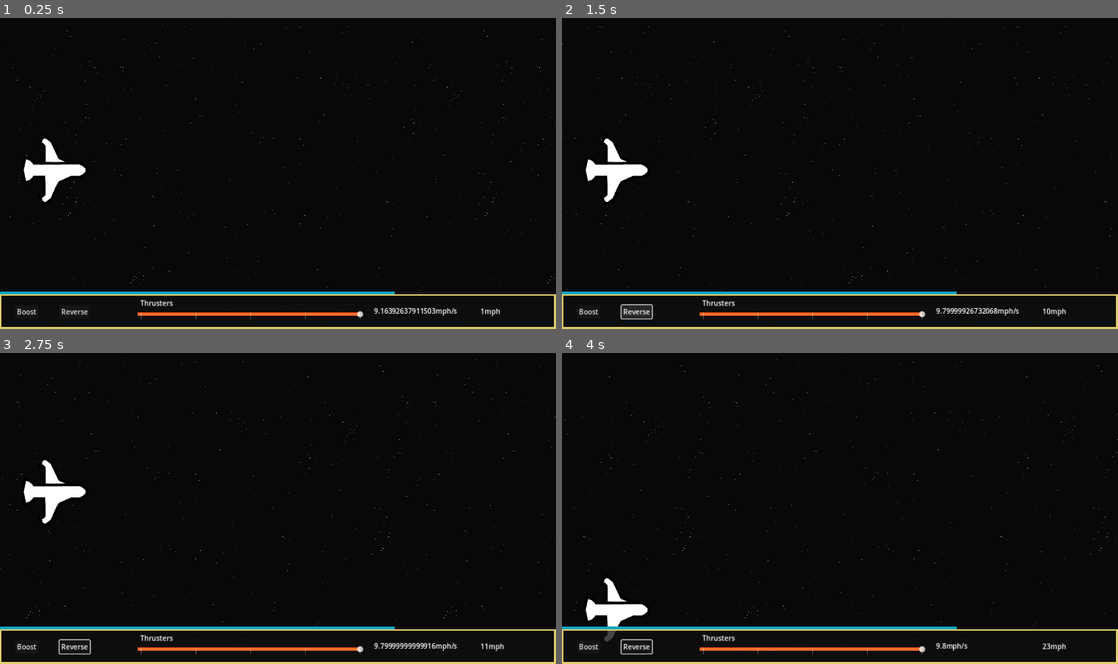
Above: before the commit, frames 1-4 (two rows, left to right).
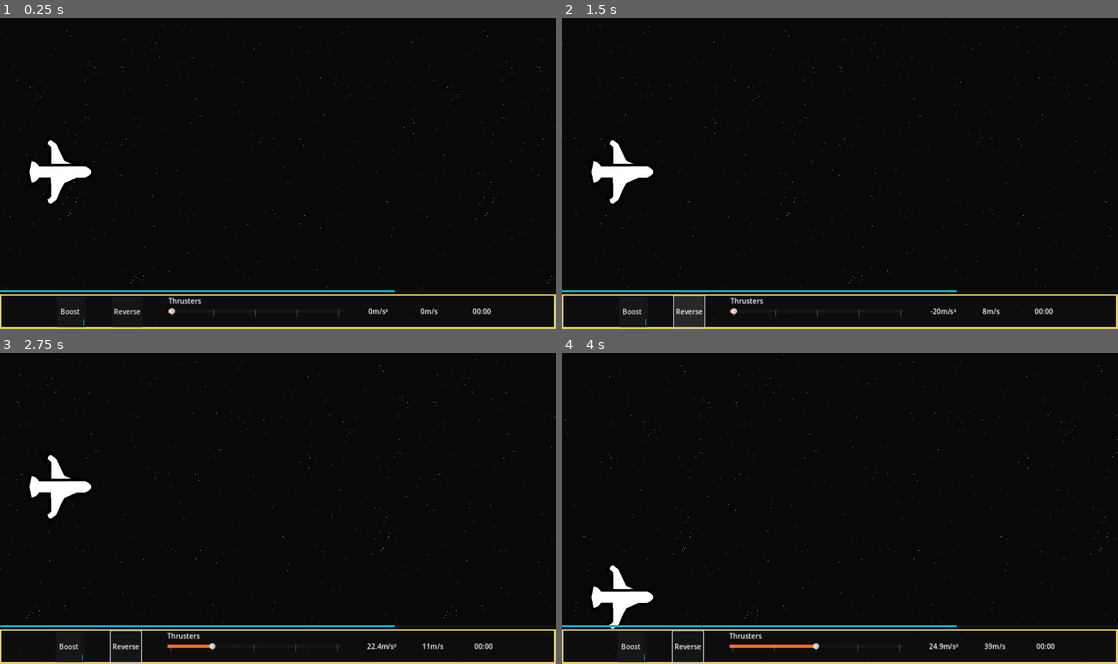
Above: after the commit, the same moments.

Repository: Harmoen/Never-Stop
Game: Godot game, scene res://source/main/main.tscn
The game is run twice, just before and just after one commit, with the same random seed, the same clock (stepped at 60 frames per second) and the same inputs.
Inputs (mouse positions are in pixels of both pictures, inside the frame that each line leads up to):
- Up to frame 1 (0.25 s): no input
- Up to frame 2 (1.5 s): click "Boost" at 0.5 s; click "Reverse" at 1.25 s
- Up to frame 3 (2.75 s): tap Enter at 2 s; move the mouse to (400, 492) at 2.02 s; press the mouse at (400, 492) at 2.03 s; hold D (throttle_up) from 2.03 s (still down)
- Up to frame 4 (4 s): move the mouse to (728, 524) at 2.77 s; release D (throttle_up) at 2.78 s; release the mouse at (728, 524) at 2.78 s; hold S (down) 2.78-3.53 s; click (728, 524) at 2.85 s; move the mouse to (895, 440) at 3.52 s; press the mouse at (895, 440) at 3.53 s; hold D (throttle_up) from 3.53 s (still down)

The runs differ from the first frame. In frame 1, 2.7% of the frame differs, in the area x 0-90%, y 38-100%; in frame 2, 3.3%, in the area x 0-91%, y 38-100%; in frame 3, 3.0%; in frame 4, 3.2%.

Commit message:
Added Boost Button Functionality

Diff:
--- a/project.godot
+++ b/project.godot
@@ -73,12 +73,14 @@
 "deadzone": 0.5,
 "events": [Object(InputEventKey,"resource_local_to_scene":false,"resource_name":"","device":-1,"window_id":0,"alt_press …(192 unchanged characters)…
 , Object(InputEventKey,"resource_local_to_scene":false,"resource_name":"","device":-1,"window_id":0,"alt_pressed":false …(186 unchanged characters)…
+, Object(InputEventJoypadButton,"resource_local_to_scene":false,"resource_name":"","device":-1,"button_index":10,"pressure":0.0,"pressed":true,"script":null)
 ]
 }
 throttle_down={
 "deadzone": 0.5,
 "events": [Object(InputEventKey,"resource_local_to_scene":false,"resource_name":"","device":-1,"window_id":0,"alt_press …(191 unchanged characters)…
 , Object(InputEventKey,"resource_local_to_scene":false,"resource_name":"","device":-1,"window_id":0,"alt_pressed":false …(186 unchanged characters)…
+, Object(InputEventJoypadButton,"resource_local_to_scene":false,"resource_name":"","device":-1,"button_index":9,"pressure":0.0,"pressed":true,"script":null)
 ]
 }
 
--- a/source/global/ui_manager.gd
+++ b/source/global/ui_manager.gd
@@ -1,8 +1,3 @@
 extends Node
 
-var speed_display : Label
-
-
-func update_speed_display(new_speed) -> void:
-	if speed_display:
-		speed_display.text = str(floor(new_speed)," mph")
+var control_panel : CanvasLayer
--- a/source/main/main.tscn
+++ b/source/main/main.tscn
@@ -12,6 +12,24 @@
 shader = ExtResource("3_qf87f")
 shader_parameter/scroll_speed = 0.5
 
+[sub_resource type="StyleBoxFlat" id="StyleBoxFlat_00mev"]
+bg_color = Color(0.0807833, 0.0807833, 0.0807833, 1)
+border_width_left = 1
+border_width_top = 1
+border_width_right = 1
+border_width_bottom = 1
+border_color = Color(0, 0, 0, 1)
+border_blend = true
+
+[sub_resource type="StyleBoxFlat" id="StyleBoxFlat_qq2s6"]
+bg_color = Color(0.0696532, 0.669902, 0.781649, 1)
+border_width_left = 1
+border_width_top = 1
+border_width_right = 1
+border_width_bottom = 1
+border_color = Color(0.0417974, 0.509131, 0.594539, 1)
+border_blend = true
+
 [sub_resource type="StyleBoxFlat" id="StyleBoxFlat_ekc2v"]
 bg_color = Color(0.0588235, 0.0588235, 0.0588235, 0.784314)
 border_width_left = 4
@@ -20,29 +38,29 @@
 border_width_bottom = 4
 border_color = Color(0.88673, 0.802833, 0.412479, 1)
 
+[sub_resource type="StyleBoxFlat" id="StyleBoxFlat_pvfbt"]
+bg_color = Color(0.0807833, 0.0807833, 0.0807833, 1)
+border_width_left = 1
+border_width_top = 1
+border_width_right = 1
+border_width_bottom = 1
+border_color = Color(0, 0, 0, 1)
+border_blend = true
+
+[sub_resource type="StyleBoxFlat" id="StyleBoxFlat_5hw32"]
+bg_color = Color(0.0696532, 0.669902, 0.781649, 1)
+border_width_left = 1
+border_width_top = 1
+border_width_right = 1
+border_width_bottom = 1
+border_color = Color(0.0417974, 0.509131, 0.594539, 1)
+border_blend = true
+
 [sub_resource type="StyleBoxFlat" id="StyleBoxFlat_dj58t"]
 bg_color = Color(0.921843, 0.442544, 0.17464, 1)
 border_width_top = 2
 border_width_bottom = 2
 border_color = Color(0.951438, 0.211101, 0, 1)
-border_blend = true
-
-[sub_resource type="StyleBoxFlat" id="StyleBoxFlat_00mev"]
-bg_color = Color(0.0807833, 0.0807833, 0.0807833, 1)
-border_width_left = 1
-border_width_top = 1
-border_width_right = 1
-border_width_bottom = 1
-border_color = Color(0, 0, 0, 1)
-border_blend = true
-
-[sub_resource type="StyleBoxFlat" id="StyleBoxFlat_qq2s6"]
-bg_color = Color(0.0696532, 0.669902, 0.781649, 1)
-border_width_left = 1
-border_width_top = 1
-border_width_right = 1
-border_width_bottom = 1
-border_color = Color(0.0417974, 0.509131, 0.594539, 1)
 border_blend = true
 
 [node name="Main" type="Node"]
@@ -68,13 +86,16 @@
 anchor_mode = 0
 
 [node name="Spaceship" parent="." instance=ExtResource("2_3spb5")]
-position = Vector2(126, 354)
+position = Vector2(139, 358)
 
 [node name="ControlPanel" type="CanvasLayer" parent="."]
 script = ExtResource("4_j3b12")
 
-[node name="Panel" type="Panel" parent="ControlPanel"]
-custom_minimum_size = Vector2(0, 80)
+[node name="BoostTimer" type="Timer" parent="ControlPanel"]
+unique_name_in_owner = true
+one_shot = true
+
+[node name="VBoxContainer" type="VBoxContainer" parent="ControlPanel"]
 anchors_preset = 12
 anchor_top = 1.0
 anchor_right = 1.0
@@ -82,93 +103,115 @@
 offset_top = -80.0
 grow_horizontal = 2
 grow_vertical = 0
-theme_override_styles/panel = SubResource("StyleBoxFlat_ekc2v")
-
-[node name="Control" type="Control" parent="ControlPanel/Panel"]
-layout_mode = 2
-anchors_preset = 0
-offset_left = 4.0
-offset_top = 4.0
-offset_right = 1276.0
-offset_bottom = 76.0
-
-[node name="Throttle" type="HSlider" parent="ControlPanel/Panel/Control"]
-unique_name_in_owner = true
-layout_mode = 0
-offset_left = 313.0
-offset_top = 34.0
-offset_right = 833.0
-offset_bottom = 50.0
-theme_override_styles/grabber_area = SubResource("StyleBoxFlat_dj58t")
-theme_override_styles/grabber_area_highlight = SubResource("StyleBoxFlat_dj58t")
-max_value = 1.0
-step = 0.01
-value = 1.0
-tick_count = 5
-ticks_on_borders = true
-script = ExtResource("5_3g2n2")
-
-[node name="SpeedLabel" type="Label" parent="ControlPanel/Panel/Control"]
-unique_name_in_owner = true
-layout_mode = 0
-offset_left = 1102.0
-offset_top = 24.0
-offset_right = 1237.0
-offset_bottom = 47.0
-text = "Speed: at least 7!!"
-
-[node name="AccelLabel" type="Label" parent="ControlPanel/Panel/Control"]
-unique_name_in_owner = true
-layout_mode = 0
-offset_left = 857.0
-offset_top = 23.0
-offset_right = 992.0
-offset_bottom = 46.0
-text = "Accel : 7mph/s"
-
-[node name="ThrusterTitle" type="Label" parent="ControlPanel/Panel/Control"]
-layout_mode = 0
-offset_left = 319.0
-offset_top = 5.0
-offset_right = 454.0
-offset_bottom = 28.0
-text = "Thrusters"
-
-[node name="BoostBttn" type="Button" parent="ControlPanel/Panel"]
-unique_name_in_owner = true
-layout_mode = 0
-offset_left = 35.0
-offset_top = 25.0
-offset_right = 88.0
-offset_bottom = 56.0
-text = "Boost"
-script = ExtResource("6_nem02")
-
-[node name="ReverseBttn" type="Button" parent="ControlPanel/Panel"]
-unique_name_in_owner = true
-layout_mode = 0
-offset_left = 137.0
-offset_top = 25.0
-offset_right = 207.0
-offset_bottom = 56.0
-text = "Reverse"
-script = ExtResource("6_nem02")
-
-[node name="ShieldBar" type="ProgressBar" parent="ControlPanel/Panel"]
+
+[node name="ShieldBar" type="ProgressBar" parent="ControlPanel/VBoxContainer"]
 unique_name_in_owner = true
 custom_minimum_size = Vector2(0, 6)
-layout_mode = 1
-anchors_preset = 12
-anchor_top = 1.0
-anchor_right = 1.0
-anchor_bottom = 1.0
-offset_top = -86.0
-offset_bottom = -80.0
-grow_horizontal = 2
-grow_vertical = 0
+layout_mode = 2
 size_flags_vertical = 1
 theme_override_styles/background = SubResource("StyleBoxFlat_00mev")
 theme_override_styles/fill = SubResource("StyleBoxFlat_qq2s6")
 max_value = 1.0
 value = 0.71
 show_percentage = false
+
+[node name="Panel" type="PanelContainer" parent="ControlPanel/VBoxContainer"]
+custom_minimum_size = Vector2(0, 80)
+layout_mode = 2
+size_flags_vertical = 8
+theme_override_styles/panel = SubResource("StyleBoxFlat_ekc2v")
+
+[node name="HBoxContainer" type="HBoxContainer" parent="ControlPanel/VBoxContainer/Panel"]
+layout_mode = 2
+theme_override_constants/separation = 60
+alignment = 1
+
+[node name="BoostPanel" type="PanelContainer" parent="ControlPanel/VBoxContainer/Panel/HBoxContainer"]
+layout_mode = 2
+
+[node name="MarginContainer" type="MarginContainer" parent="ControlPanel/VBoxContainer/Panel/HBoxContainer/BoostPanel"]
+layout_mode = 2
+theme_override_constants/margin_left = 4
+theme_override_constants/margin_top = 4
+theme_override_constants/margin_right = 4
+theme_override_constants/margin_bottom = 4
+
+[node name="HBoxContainer" type="HBoxContainer" parent="ControlPanel/VBoxContainer/Panel/HBoxContainer/BoostPanel/MarginContainer"]
+layout_mode = 2
+
+[node name="VBoxContainer" type="VBoxContainer" parent="ControlPanel/VBoxContainer/Panel/HBoxContainer/BoostPanel/MarginContainer/HBoxContainer"]
+layout_mode = 2
+size_flags_horizontal = 3
+
+[node name="Label" type="Label" parent="ControlPanel/VBoxContainer/Panel/HBoxContainer/BoostPanel/MarginContainer/HBoxContainer/VBoxContainer"]
+visible = false
+layout_mode = 2
+size_flags_horizontal = 4
+size_flags_vertical = 0
+text = "Boost"
+horizontal_alignment = 1
+vertical_alignment = 1
+
+[node name="BoostBttn" type="Button" parent="ControlPanel/VBoxContainer/Panel/HBoxContainer/BoostPanel/MarginContainer/HBoxContainer/VBoxContainer"]
+unique_name_in_owner = true
+custom_minimum_size = Vector2(10, 10)
+layout_mode = 2
+size_flags_vertical = 3
+text = "Boost"
+script = ExtResource("6_nem02")
+
+[node name="BoostFuelMeter" type="ProgressBar" parent="ControlPanel/VBoxContainer/Panel/HBoxContainer/BoostPanel/MarginContainer/HBoxContainer"]
+unique_name_in_owner = true
+layout_mode = 2
+size_flags_vertical = 1
+theme_override_styles/background = SubResource("StyleBoxFlat_pvfbt")
+theme_override_styles/fill = SubResource("StyleBoxFlat_5hw32")
+max_value = 1.0
+value = 0.21
+fill_mode = 3
+show_percentage = false
+
+[node name="ReverseBttn" type="Button" parent="ControlPanel/VBoxContainer/Panel/HBoxContainer"]
+unique_name_in_owner = true
+layout_mode = 2
+text = "Reverse"
+script = ExtResource("6_nem02")
+
+[node name="VBoxContainer" type="VBoxContainer" parent="ControlPanel/VBoxContainer/Panel/HBoxContainer"]
+custom_minimum_size = Vector2(400, 0)
+layout_mode = 2
+
+[node name="ThrusterTitle" type="Label" parent="ControlPanel/VBoxContainer/Panel/HBoxContainer/VBoxContainer"]
+layout_mode = 2
+size_flags_horizontal = 0
+text = "Thrusters"
+
+[node name="Throttle" type="HSlider" parent="ControlPanel/VBoxContainer/Panel/HBoxContainer/VBoxContainer"]
+unique_name_in_owner = true
+layout_mode = 2
+theme_override_styles/grabber_area = SubResource("StyleBoxFlat_dj58t")
+theme_override_styles/grabber_area_highlight = SubResource("StyleBoxFlat_dj58t")
+max_value = 1.0
+step = 0.01
+scrollable = false
+tick_count = 5
+ticks_on_borders = true
+script = ExtResource("5_3g2n2")
+
+[node name="AccelLabel" type="Label" parent="ControlPanel/VBoxContainer/Panel/HBoxContainer"]
+unique_name_in_owner = true
+custom_minimum_size = Vector2(60, 0)
+layout_mode = 2
+text = "Accel : 7mph/s"
+
+[node name="SpeedLabel" type="Label" parent="ControlPanel/VBoxContainer/Panel/HBoxContainer"]
+unique_name_in_owner = true
+custom_minimum_size = Vector2(60, 0)
+layout_mode = 2
+text = "Speed: at least 7!!"
+
+[node name="TimeLabel" type="Label" parent="ControlPanel/VBoxContainer/Panel/HBoxContainer"]
+unique_name_in_owner = true
+custom_minimum_size = Vector2(60, 0)
+layout_mode = 2
+text = "00:00"
--- /dev/null
+++ b/source/objects/obstacle.gd
@@ -0,0 +1 @@
+extends Node2D
--- /dev/null
+++ b/source/objects/obstacle.tscn
@@ -0,0 +1,19 @@
+[gd_scene load_steps=4 format=3 uid="uid://dtmaj8247j8u5"]
+
+[ext_resource type="Script" path="res://source/objects/obstacle.gd" id="1_ek0w7"]
+[ext_resource type="Texture2D" uid="uid://bfgvnmba3ehb3" path="res://assets/textures/placeholder/asteroid.png" id="1_r6umr"]
+
+[sub_resource type="CircleShape2D" id="CircleShape2D_ngben"]
+
+[node name="Obstacle" type="Node2D"]
+script = ExtResource("1_ek0w7")
+
+[node name="Area2D" type="Area2D" parent="."]
+collision_layer = 2
+
+[node name="CollisionShape2D" type="CollisionShape2D" parent="Area2D"]
+shape = SubResource("CircleShape2D_ngben")
+
+[node name="Sprite2D" type="Sprite2D" parent="."]
+scale = Vector2(0.2, 0.2)
+texture = ExtResource("1_r6umr")
--- /dev/null
+++ b/source/spaceship/shield_component.gd
@@ -0,0 +1,21 @@
+extends Node2D
+
+@export var hitbox : Area2D
+@export var max_shield : float = 10
+var current_shield : float = max_shield:
+	set(new_value):
+		current_shield = clamp(new_value,0,max_shield)
+		if current_shield == 0:
+			_on_shield_depleted()
+
+
+func _ready() -> void:
+	hitbox.area_entered.connect(_on_hitbox_area_entered)
+
+
+func _on_hitbox_area_entered() -> void:
+	pass
+
+
+func _on_shield_depleted() -> void:
+	pass
--- a/source/spaceship/spaceship.gd
+++ b/source/spaceship/spaceship.gd
@@ -7,6 +7,9 @@
 
 @onready var hitbox: Area2D = $Hitbox
 @onready var mouse_input_controller: Control = $guiInputLayer/MouseInputController
+
+var max_shield : float = 10
+var current_shield : float = max_shield
 
 # Strafing Variables
 var input_direction : float = 0
@@ -39,7 +42,7 @@
 
 
 #region Handling Input Modes
-func _unhandled_key_input(event: InputEvent) -> void:
+func _unhandled_input(event: InputEvent) -> void:
 	if event.is_action_pressed("down") or event.is_action_pressed("up"):
 		following_mouse = false
 		input_direction = Input.get_axis("up","down")
--- a/source/spaceship/spaceship.tscn
+++ b/source/spaceship/spaceship.tscn
@@ -1,7 +1,8 @@
-[gd_scene load_steps=4 format=3 uid="uid://ds23o5u6thl0n"]
+[gd_scene load_steps=5 format=3 uid="uid://ds23o5u6thl0n"]
 
 [ext_resource type="Script" path="res://source/spaceship/spaceship.gd" id="1_1qns2"]
 [ext_resource type="Texture2D" uid="uid://c028sn6swaey8" path="res://assets/textures/placeholder/ship.png" id="1_53jdu"]
+[ext_resource type="Script" path="res://source/spaceship/shield_component.gd" id="2_vlrvn"]
 
 [sub_resource type="CapsuleShape2D" id="CapsuleShape2D_u4qdb"]
 radius = 57.0
@@ -9,6 +10,10 @@
 
 [node name="Spaceship" type="Node2D"]
 script = ExtResource("1_1qns2")
+
+[node name="ShieldComponent" type="Node2D" parent="." node_paths=PackedStringArray("hitbox")]
+script = ExtResource("2_vlrvn")
+hitbox = NodePath("../Hitbox")
 
 [node name="Hitbox" type="Area2D" parent="."]
 collision_mask = 2
--- a/source/ui/boost_panel.tscn
+++ b/source/ui/boost_panel.tscn
@@ -39,6 +39,7 @@
 size_flags_horizontal = 3
 
 [node name="Label" type="Label" parent="MarginContainer/HBoxContainer/VBoxContainer"]
+visible = false
 layout_mode = 2
 size_flags_horizontal = 4
 size_flags_vertical = 0
@@ -46,10 +47,12 @@
 horizontal_alignment = 1
 vertical_alignment = 1
 
-[node name="SoundButton" type="Button" parent="MarginContainer/HBoxContainer/VBoxContainer"]
+[node name="BoostBttn" type="Button" parent="MarginContainer/HBoxContainer/VBoxContainer"]
+unique_name_in_owner = true
 custom_minimum_size = Vector2(10, 10)
 layout_mode = 2
 size_flags_vertical = 3
+text = "Boost"
 script = ExtResource("1_xobs2")
 
 [node name="BoostProgress" type="ProgressBar" parent="MarginContainer/HBoxContainer"]
--- a/source/ui/control_panel.gd
+++ b/source/ui/control_panel.gd
@@ -12,37 +12,47 @@
 @onready var throttle: Throttle = %Throttle
 @onready var speed_label: Label = %SpeedLabel
 @onready var accel_label: Label = %AccelLabel
+@onready var reverse_bttn: SoundButton = %ReverseBttn
 @onready var boost_bttn: SoundButton = %BoostBttn
-@onready var reverse_bttn: SoundButton = %ReverseBttn
+@onready var boost_timer: Timer = %BoostTimer
+@onready var boost_fuel_meter: ProgressBar = %BoostFuelMeter
+@onready var time_label: Label = %TimeLabel
 
-## Max speed is equal to 1g, or 9.8 meters per second
+## Max acceleration is equal to 1g, or 9.8 meters per second per second
 var max_acceleration : float = 9.8
 var acceleration : float = 0:
 	set(new_accel):
-		acceleration = new_accel
-		accel_label.text = str(new_accel, "mph/s")
+		acceleration = max(new_accel,0)
 var total_speed : float = 0:
 	set(new_speed):
 		total_speed = new_speed
-		speed_label.text = str(floor(total_speed), "mph")
+		speed_label.text = str(floorf(total_speed), "m/s")
 var lerp_speed : float = 10
 var reversed : bool = false
-var boost_speed : float = 20
+var max_boost_speed : float = 20
+var current_boost_speed : float = 0
 var boost_duration : float = 4
 
 
 func _ready() -> void:
+	UI.control_panel = self
 	reverse_bttn.pressed.connect(_on_reverse_bttn_pressed)
+	throttle.value_changed.connect(_on_throttle_value_changed)
+	boost_bttn.pressed.connect(_on_boost_bttn_pressed)
+	boost_timer.timeout.connect(_on_boost_timer_timeout)
 
 
 func _process(delta: float) -> void:
-	acceleration = lerp(acceleration, max_acceleration * throttle.value, lerp_speed * delta)
+	#acceleration = lerp(acceleration, max_acceleration * throttle.value, lerp_speed * delta)
 
-	# There is no deceleration in space unless we add retrograde thrusters
+	# There is no deceleration in space unless the ship moves in reverse
+	var added_speed = acceleration + current_boost_speed
 	if reversed:
-		total_speed -= acceleration * delta
-	else:
-		total_speed += acceleration * delta
+		added_speed *= -1.0
+
+	total_speed += added_speed * delta
+
+	accel_label.text = str(floorf(added_speed * 10.0)/10.0, "m/s²")
 
 
 func _on_reverse_bttn_pressed() -> void:
@@ -50,4 +60,17 @@
 
 
 func _on_boost_bttn_pressed() -> void:
-	pass
+	boost_timer.wait_time = boost_duration
+	boost_timer.start()
+	var tween = create_tween()
+	tween.tween_property(self,"current_boost_speed", max_boost_speed, 0.3)
+
+
+func _on_boost_timer_timeout() -> void:
+	var tween = create_tween()
+	tween.tween_property(self,"current_boost_speed", 0, 0.3)
+
+
+func _on_throttle_value_changed(new_value : float) -> void:
+	var tween = create_tween()
+	tween.tween_property(self,"acceleration", max_acceleration * new_value, 0.3)
--- a/source/ui/throttle.gd
+++ b/source/ui/throttle.gd
@@ -2,7 +2,7 @@
 extends HSlider
 
 
-func _unhandled_key_input(event: InputEvent) -> void:
+func _unhandled_input(event: InputEvent) -> void:
 	if event.is_action_pressed("throttle_up"):
 		self.value = clamp(value + (1.0 / (tick_count - 1)),0,1)
 	elif event.is_action_pressed("throttle_down"):
Not shown: 1 places in source/main/main.tscn that only renumber resources
